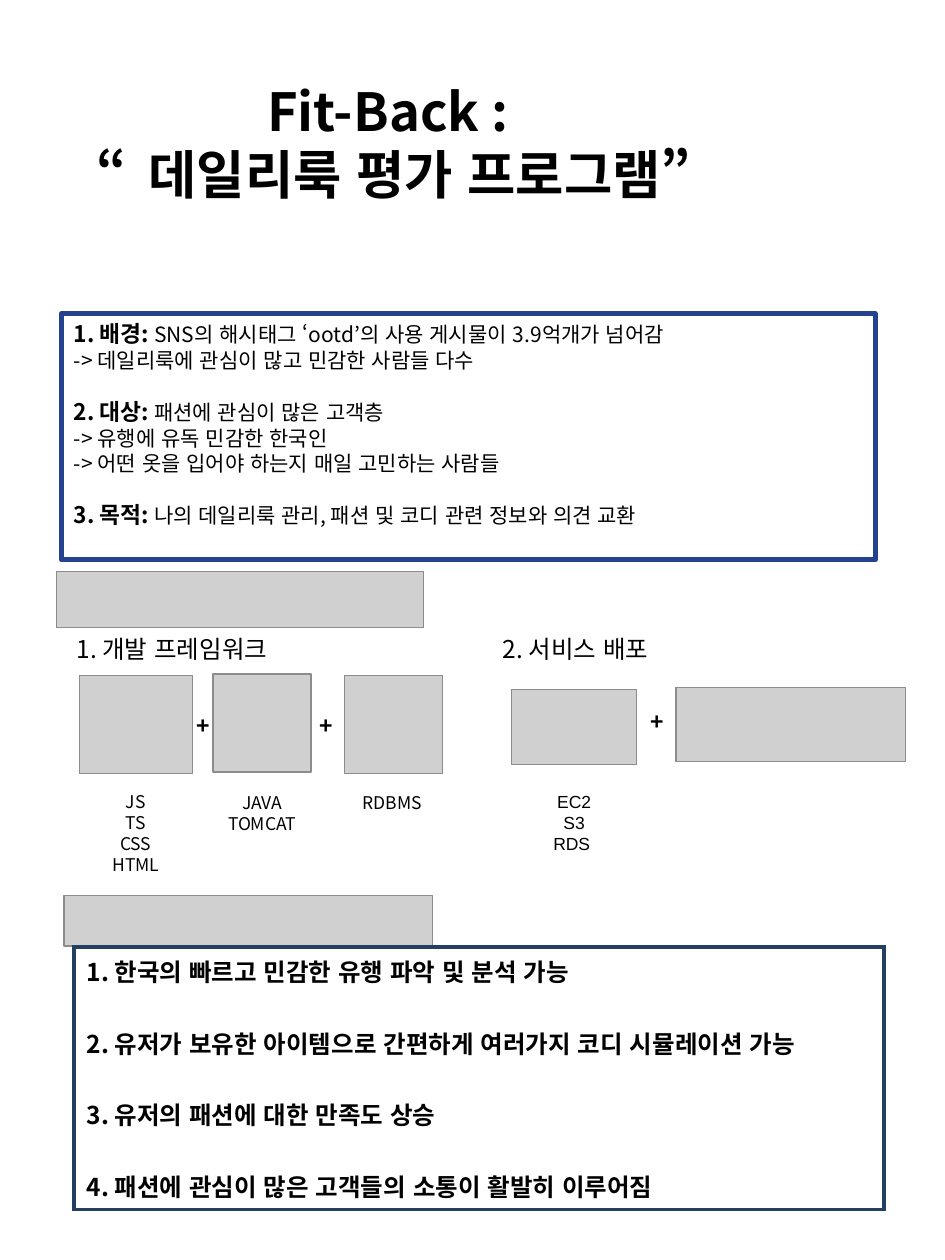
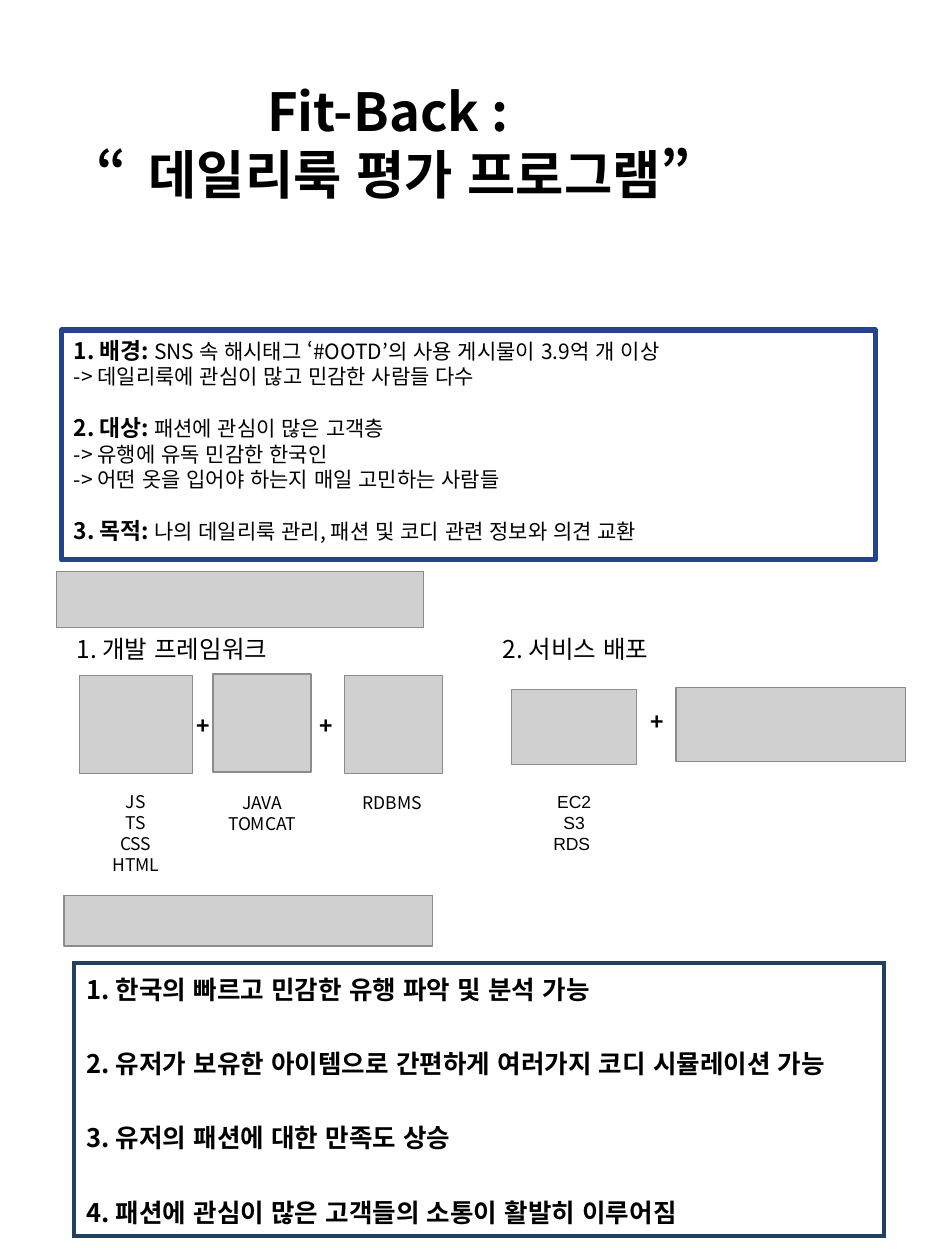
Before and after one commit to bitnarii/YMPM, a slide deck: slide 1 of 전시 판넬/5조_YMPM_전시판넬.pptx (slide 2 before the commit). Drawn at 945x1260 pixels with LibreOffice and Linux fonts; fonts in the diff are those of the drawing; grey boxes stand for pictures; background and template pictures are left out. Boxes give left, top, right and bottom in pixels: in the first picture for what was removed or moved away, otherwise in the second. Text is boxed around its words. In the diff, an @@ line names an element or a change of style, - is before the commit and + after.

```diff
--- a/전시 판넬/5조_YMPM_전시판넬.pptx
+++ b/전시 판넬/5조_YMPM_전시판넬.pptx
@@ rectangle "1. 배경: SNS 속 해시태그 ...": place and size @@
-rectangle "1. 배경: SNS 속 해시태그 ..." at (62,314,876,559)
+rectangle "1. 배경: SNS 속 해시태그 ..." at (62,330,876,559)
@@ text in rectangle at (74,340,660,361): text changed @@
-1. 배경: SNS의 해시태그 ‘ootd’의 사용 게시물이 3.9억개가 넘어감
+1. 배경: SNS 속 해시태그 ‘#OOTD’의 사용 게시물이 3.9억 개 이상
@@ table at (74,963,885,1229) @@
@@ size 14 to 14.6 pt @@
@@ table: place and size @@
-table at (74,948,885,1203)
+table at (74,963,885,1229)
```
Also in this commit, not shown: 1 slide removed.
